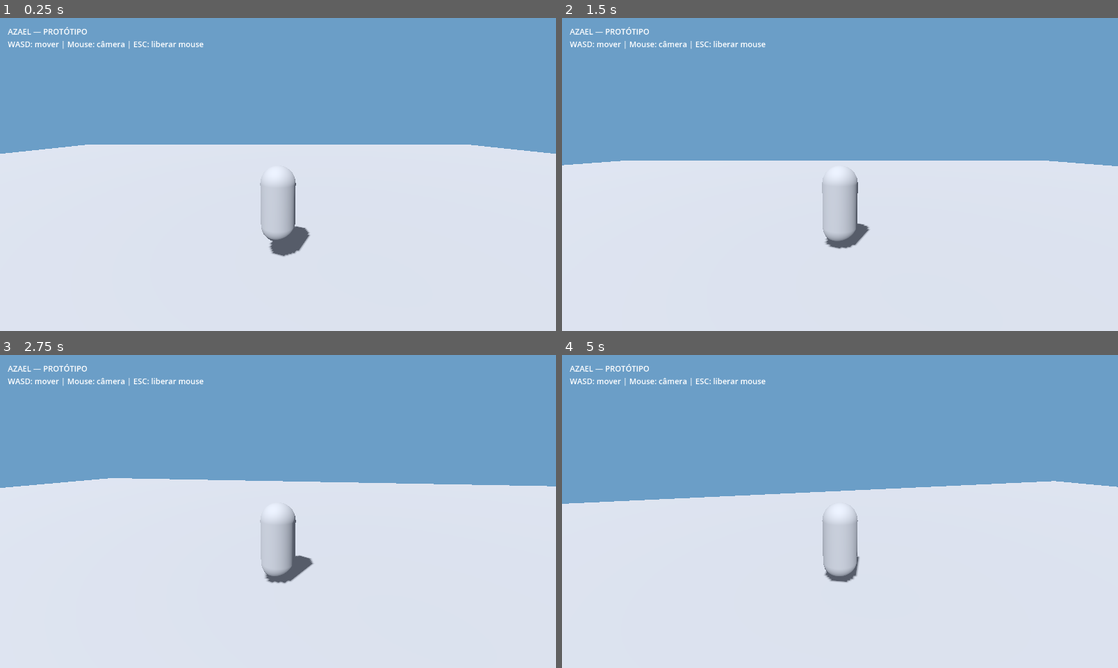
Above: before the commit, frames 1-4 (two rows, left to right).
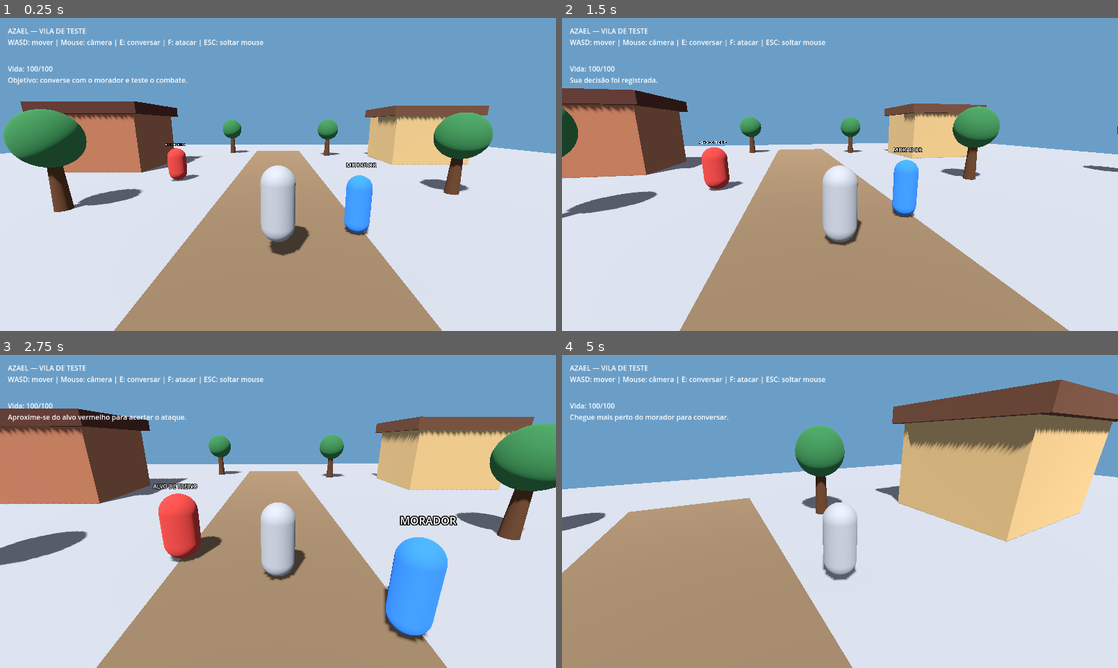
Above: after the commit, the same moments.

Repository: lucasdevweb085-sudo/azael-herdeiro-do-caos
Game: Godot game, scene res://scenes/main/main.tscn
Two runs of this game, one before a commit and one after it. Both use one fixed random seed, a clock stepped at 60 frames per second and the inputs below.
Inputs (mouse positions are in pixels of both pictures, inside the frame that each line leads up to):
- Up to frame 1 (0.25 s): no input
- Up to frame 2 (1.5 s): tap Enter at 0.5 s; move the mouse to (867, 174) at 0.52 s; hold W (move_forward) 0.53-1.25 s; tap E at 0.6 s; click (840, 161) at 1.25 s, where only the run after the commit has a clickable "Ajudar o viajante."
- Up to frame 3 (2.75 s): move the mouse to (250, 511) at 2.02 s; hold W (move_forward) from 2.03 s (still down); tap F at 2.1 s
- Up to frame 4 (5 s): keep holding W (move_forward); move the mouse to (851, 505) at 2.77 s; tap E at 2.85, 4.35 s; move the mouse to (834, 517) at 3.52 s; tap F at 3.6 s; move the mouse to (878, 514) at 4.27 s

The runs differ from the first frame. In frame 1, 32% of the frame differs, in the area x 0-89%, y 2-100%; in frame 2, 36%; in frame 3, 45%, in the area x 0-100%, y 2-100%; in frame 4, 43%.

Commit message:
Ativa a vila de demonstração na cena principal

Diff:
--- a/scenes/main/main.tscn
+++ b/scenes/main/main.tscn
@@ -1,7 +1,8 @@
-[gd_scene load_steps=7 format=3]
+[gd_scene load_steps=8 format=3]
 
 [ext_resource type="Script" path="res://scripts/player/player_controller.gd" id="1_player"]
 [ext_resource type="Script" path="res://scripts/ui/hud.gd" id="2_hud"]
+[ext_resource type="Script" path="res://scripts/world/demo_village.gd" id="3_world"]
 
 [sub_resource type="Environment" id="Environment_main"]
 background_mode = 1
@@ -25,6 +26,7 @@
 height = 1.8
 
 [node name="Main" type="Node3D"]
+script = ExtResource("3_world")
 
 [node name="WorldEnvironment" type="WorldEnvironment" parent="."]
 environment = SubResource("Environment_main")
@@ -69,7 +71,7 @@
 [node name="StatusLabel" type="Label" parent="HUD"]
 offset_left = 18.0
 offset_top = 18.0
-offset_right = 540.0
+offset_right = 680.0
 offset_bottom = 90.0
-theme_override_font_sizes/font_size = 18
-text = "AZAEL — PROTÓTIPO"
+theme_override_font_sizes/font_size = 16
+text = "AZAEL — VILA DE TESTE"
